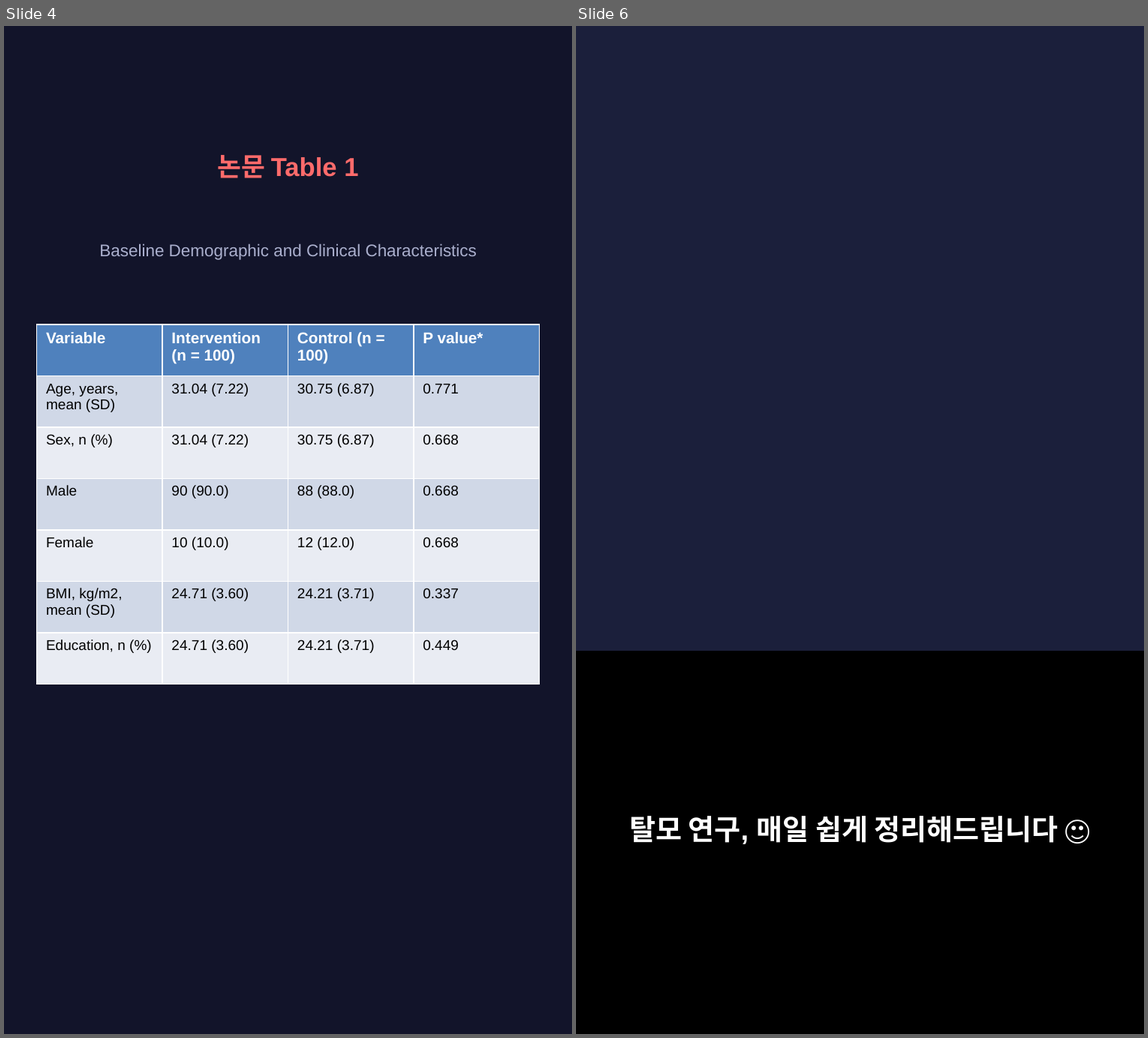
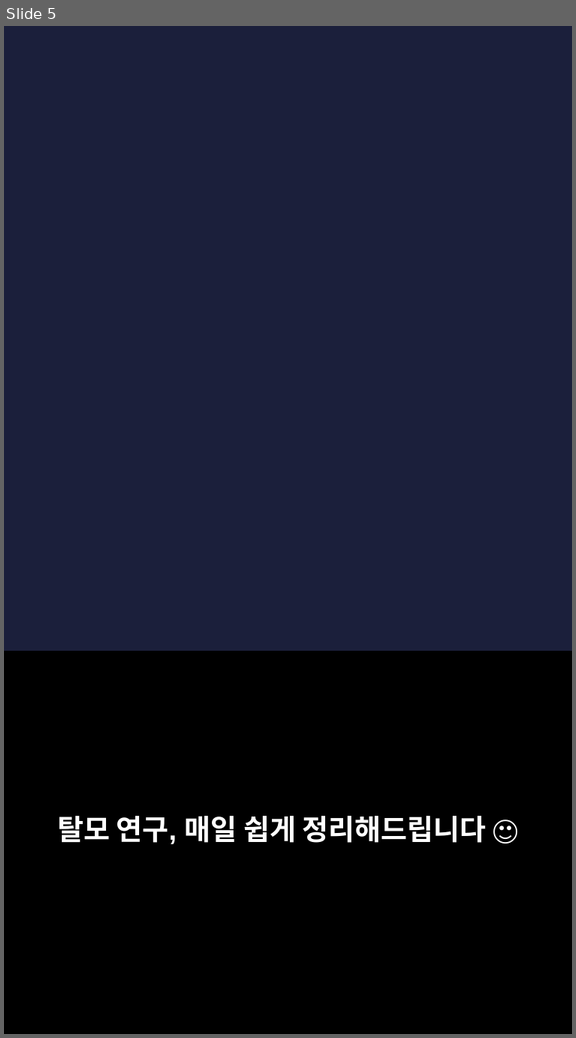
Before and after one commit to hyokang2010-BJ-ANTH/product-builder-test, a slide deck: pwa/data/latest/slides.pptx. Shown side by side, each under a label of ours: slides 4 and 6 before the commit, slide 5 after it; the slides between them are not shown. The pictures are 1148x1038 and 576x1038 pixels, drawn with LibreOffice and Linux fonts; fonts in the diff are those of the drawing; background and template pictures are left out. Boxes give left, top, right and bottom in pixels: in the first picture for what was removed or moved away, otherwise in the second. Text is boxed around its words. In the diff, an @@ line names an element or a change of style, - is before the commit and + after.

```diff
--- a/pwa/data/latest/slides.pptx
+++ b/pwa/data/latest/slides.pptx
@@ slide 4 removed at [4,26,572,1034], background #12142A @@
@@ text removed at [217,155,358,178] @@
-논문 Table 1
@@ text removed at [99,244,476,260] @@
-Baseline Demographic and Clinical Characteristics
@@ table removed at [37,324,537,684], 7 rows, 4 columns @@
-Variable | Intervention (n = 100) | Control (n = 100) | P value*
-Age, years, mean (SD) | 31.04 (7.22) | 30.75 (6.87) | 0.771
-Sex, n (%) | 31.04 (7.22) | 30.75 (6.87) | 0.668
-Male | 90 (90.0) | 88 (88.0) | 0.668
-Female | 10 (10.0) | 12 (12.0) | 0.668
-BMI, kg/m2, mean (SD) | 24.71 (3.60) | 24.21 (3.71) | 0.337
-Education, n (%) | 24.71 (3.60) | 24.21 (3.71) | 0.449
@@ what was slide 6 is now slide 5 @@
```
Also in this commit, not shown: 2 slides changed, 4 slides added, 6 other slides removed, 27 other files.
